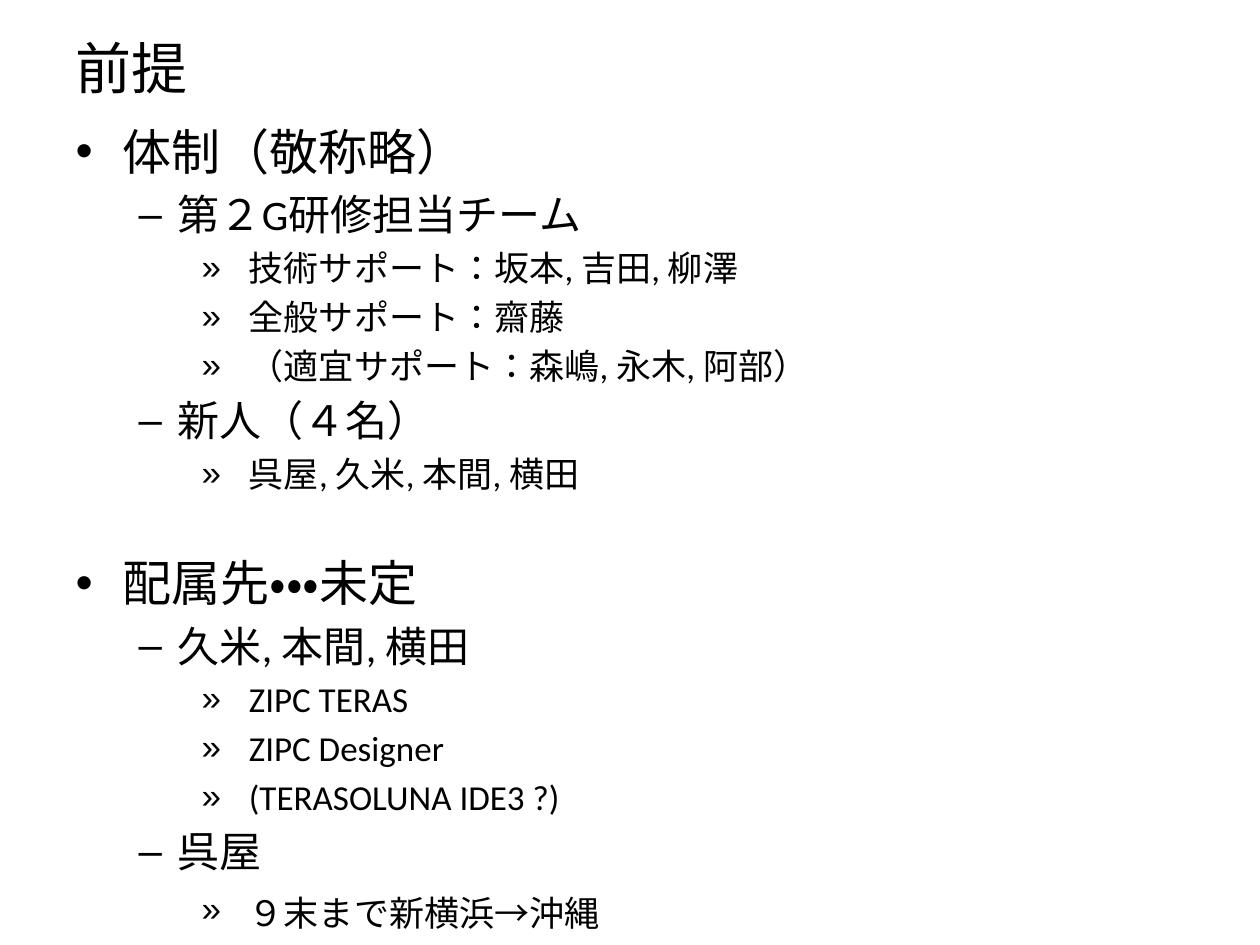
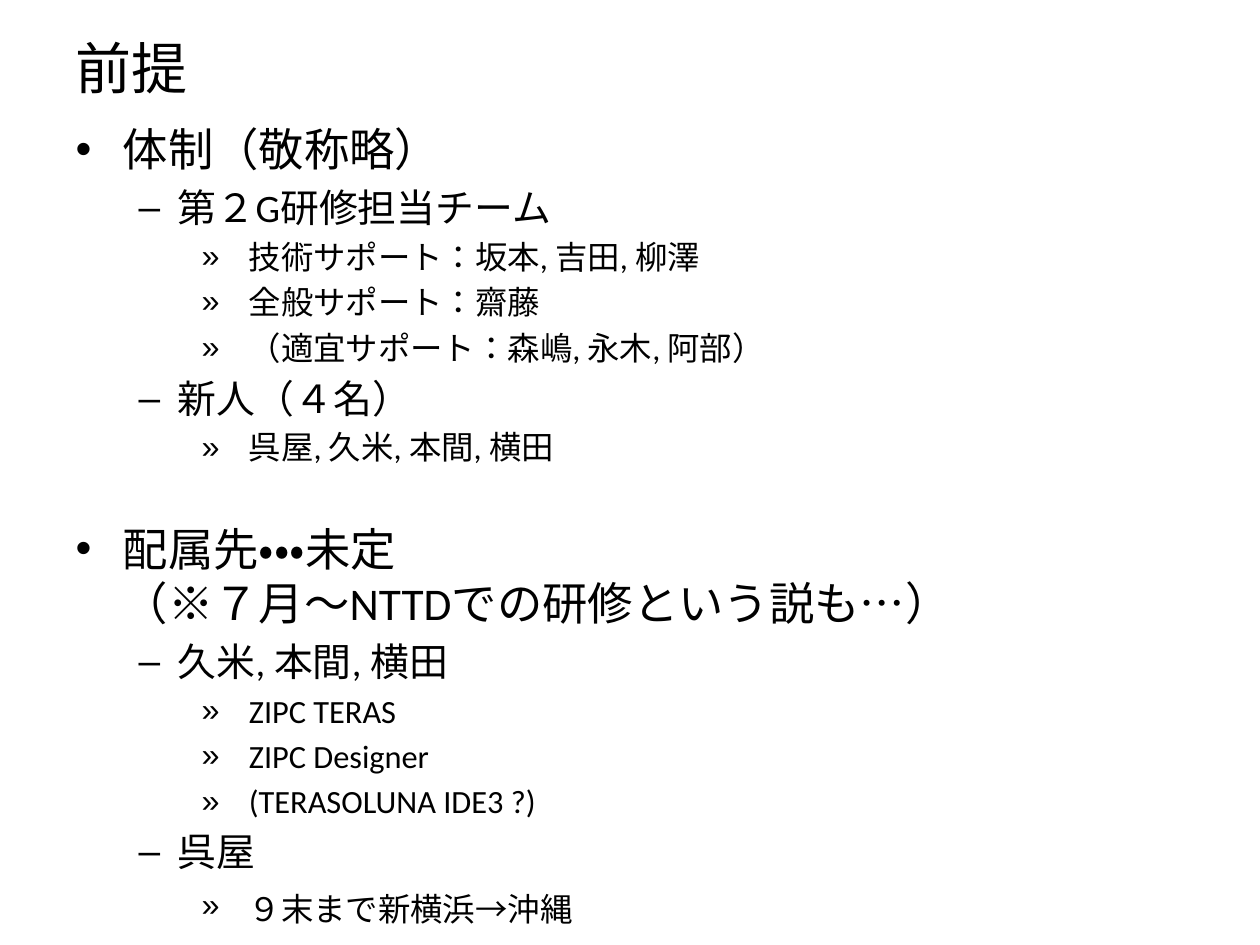
Before and after one commit to N-Saito/Training, a slide deck: slide 1 of 新人研修.pptx (slide 2 before the commit). Drawn at 1260x945 pixels with LibreOffice and Linux fonts; fonts in the diff are those of the drawing. Boxes give left, top, right and bottom in pixels: in the first picture for what was removed or moved away, otherwise in the second. Text is boxed around its words. In the diff, an @@ line names an element or a change of style, - is before the commit and + after.

```diff
--- a/新人研修.pptx
+++ b/新人研修.pptx
@@ text at box(123, 127, 765, 924): size 28 to 25.9 pt in "体制（敬称略）"; size 24 to 22.2 pt in "第２G研修担当チーム", "新人（４名）", "久米, 本間, 横田", "呉屋"; size 20 to 18.5 pt in "技術サポート：坂本, 吉田, 柳澤", "全般サポート：齋藤", "（適宜サポート：森嶋, 永木, 阿部）", "呉屋, 久米, 本間, 横田" and 4 more places @@
@@ text at box(123, 528, 951, 624): text changed; size 28 to 25.9 pt @@
-• 配属先・・・未定
+• 配属先・・・未定
+  （※７月～NTTDでの研修という説も…）
```
Also in this commit, not shown: 5 other slides changed, 5 slides added, 1 slide removed.
